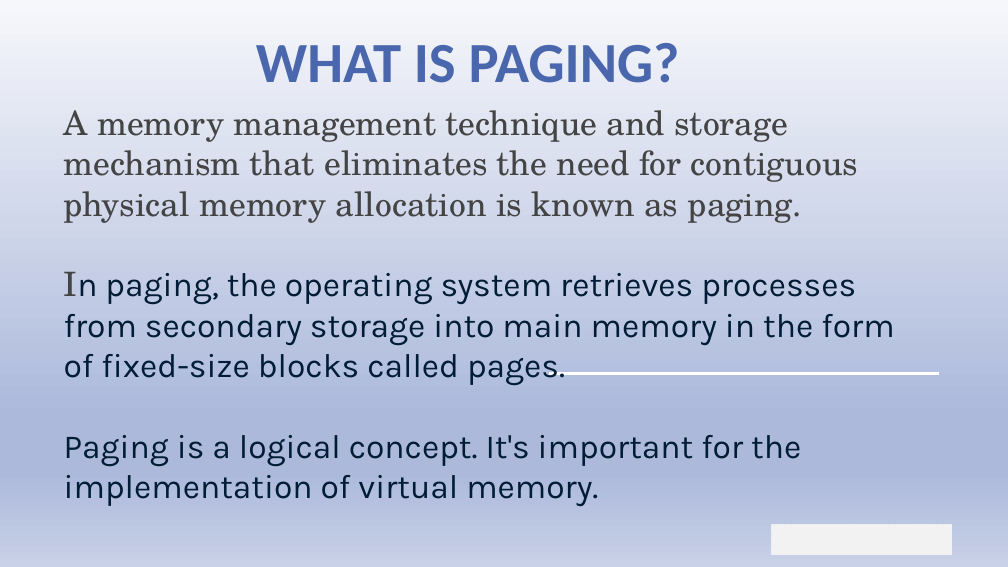
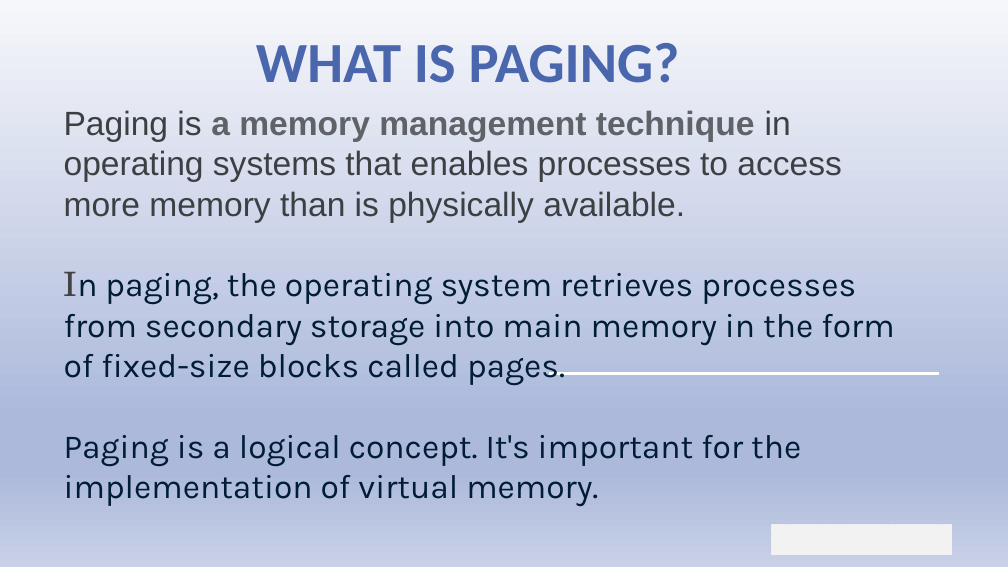
Before and after one commit to jais-sakshi/presentation, a slide deck: slide 2 of paging ppt.pptm. Drawn at 1008x567 pixels with LibreOffice and Linux fonts; fonts in the diff are those of the drawing; background and template pictures are left out. Boxes give left, top, right and bottom in pixels: in the first picture for what was removed or moved away, otherwise in the second. Text is boxed around its words. In the diff, an @@ line names an element or a change of style, - is before the commit and + after.

```diff
--- a/paging ppt.pptm
+++ b/paging ppt.pptm
@@ text at <box>64,110,842,223</box>: text changed; font TeX Gyre Schola to Arial; text colour #444444 to #3C4043 @@
-A memory management technique and storage mechanism that eliminates the need for contiguous physical memory allocation is known as paging.
+Paging is a memory management technique in operating systems that enables processes to access more memory than is physically available.
```
